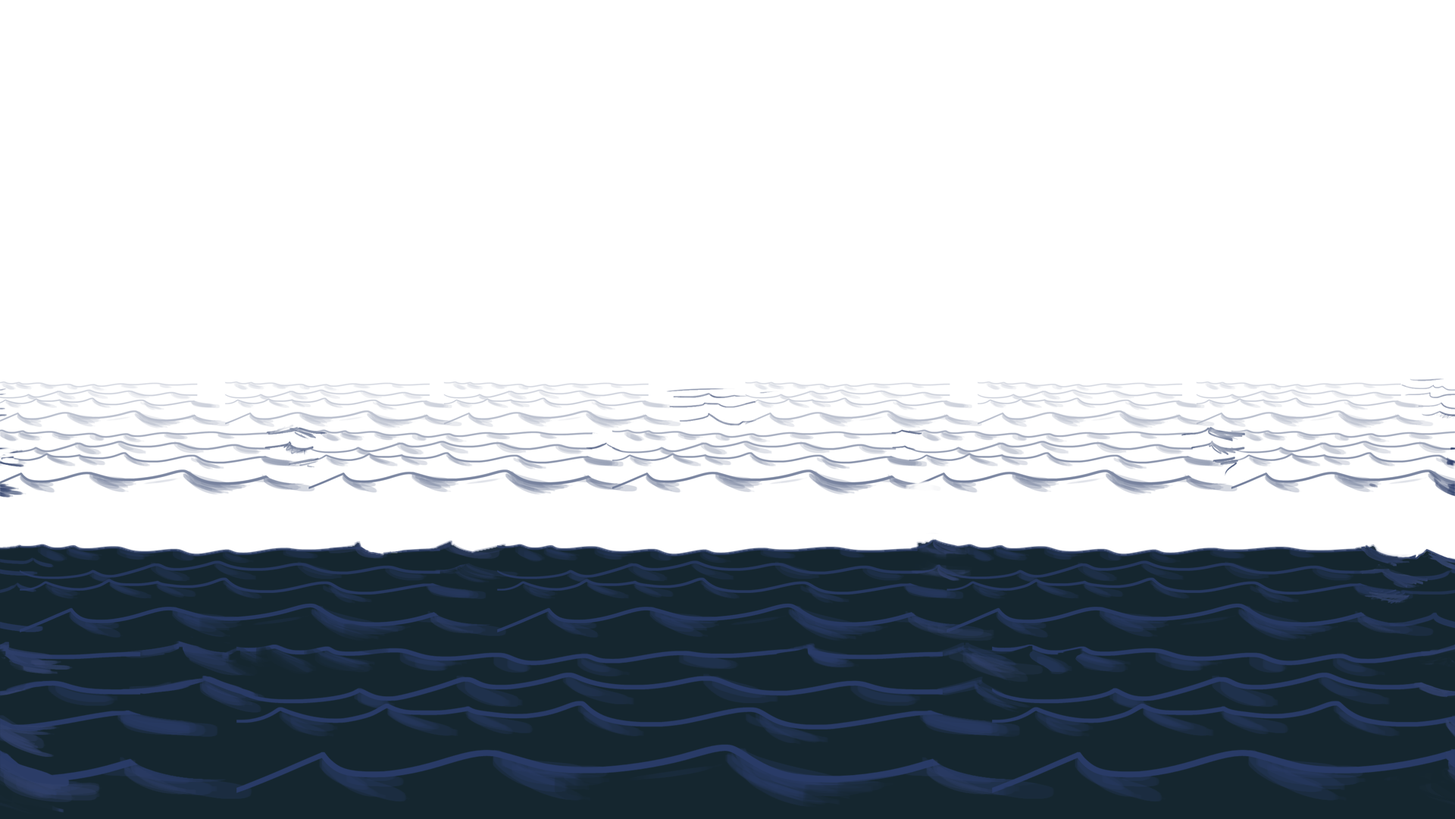
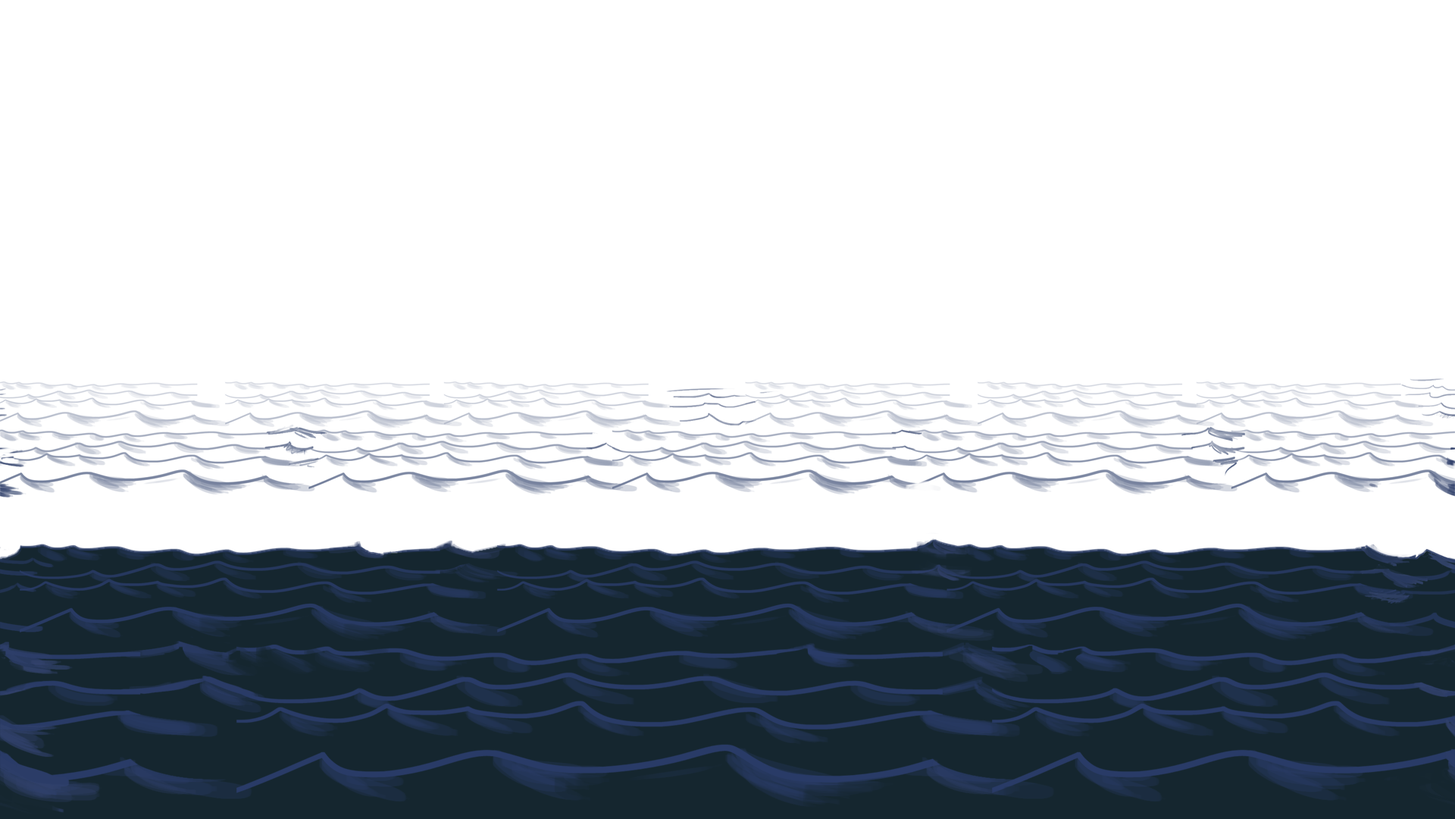
The second (1455, 819) image is a revision of the first. Changes to its layers:
painted on "Waves1_parts.png" over [0, 543, 22, 561]
painted on "Слой" over [0, 541, 1382, 561]
